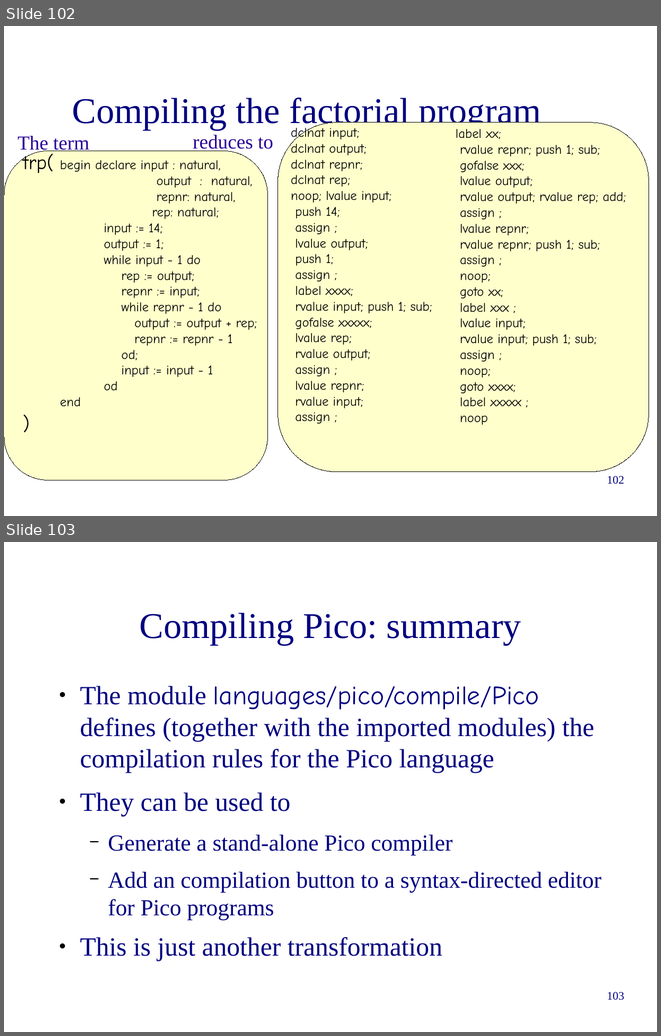
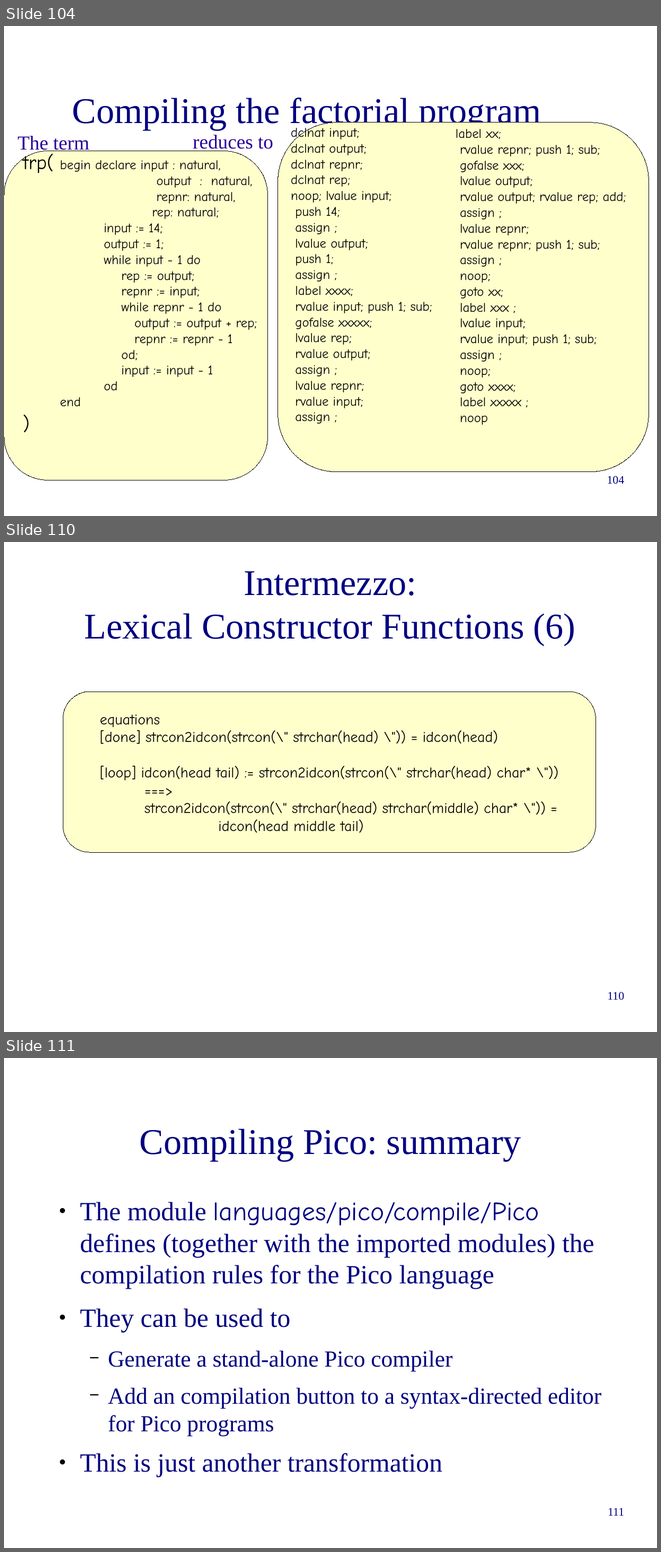
Before and after one commit to cwi-swat/meta-environment, a slide deck: meta-doc/extraction-transformation/6-asfsdf-intro/asfsdf-intro.odp. Shown one above the other, each under a label of ours: slides 102 and 103 before the commit, slides 104, 110 and 111 after it; the slides between them are not shown. The pictures are 661x1036 and 661x1552 pixels, drawn with LibreOffice and Linux fonts; fonts in the diff are those of the drawing; background and template pictures are left out. Boxes give left, top, right and bottom in pixels: in the first picture for what was removed or moved away, otherwise in the second. Text is boxed around its words. In the diff, an @@ line names an element or a change of style, - is before the commit and + after.

Commit message:
Fixed a number of typos and added slides on list matching and lexical constructor functions.

```diff
--- a/meta-doc/extraction-transformation/6-asfsdf-intro/asfsdf-intro.odp
+++ b/meta-doc/extraction-transformation/6-asfsdf-intro/asfsdf-intro.odp
@@ slide 110 added at bbox=[4, 542, 657, 1032], background #FFFFFF @@
@@ title added at bbox=[85, 571, 576, 645], 44 pt, text #000080 @@
+Intermezzo:
+Lexical Constructor Functions (6)
@@ rounded rectangle added at bbox=[63, 691, 596, 852], fill #FFFFCC, outline #000000 0 pt, 18 pt, text #000000 @@
+equations
+[done] strcon2idcon(strcon(\" strchar(head) \")) = idcon(head)
+[loop] idcon(head tail) := strcon2idcon(strcon(\" strchar(head) char* \"))
+===>
+strcon2idcon(strcon(\" strchar(head) strchar(middle) char* \")) =
+idcon(head middle tail)
@@ page number added at bbox=[607, 991, 624, 1000], 14 pt, text #000080 @@
+110
@@ what was slide 102 is now slide 104 @@
@@ page number at bbox=[607, 475, 625, 484]: text changed @@
-102
+104
@@ what was slide 103 is now slide 111 @@
@@ page number at bbox=[608, 1507, 624, 1515]: text changed @@
-103
+111
```
Also in this commit, not shown: 10 slides changed, 7 other slides added.
